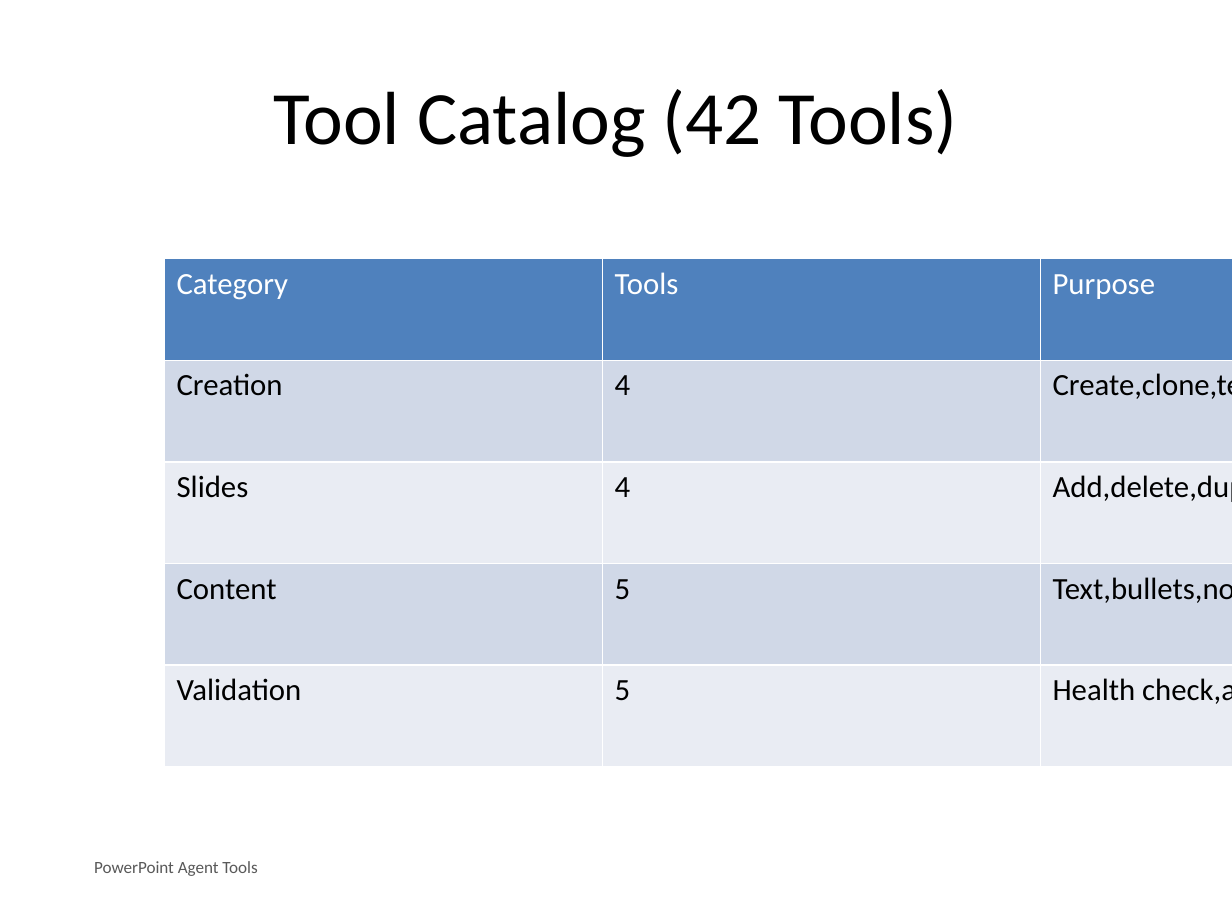
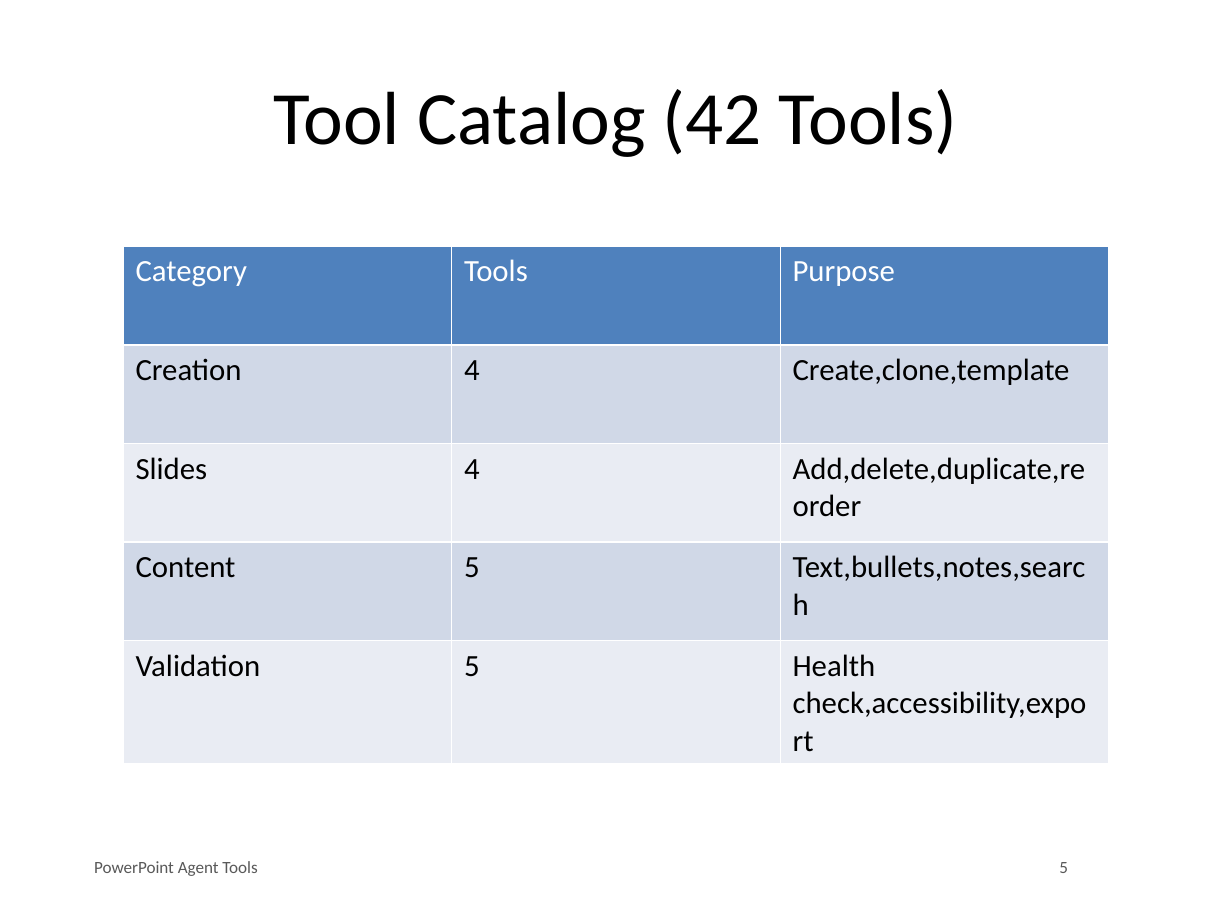
Before and after one commit to nordeim/powerpoint-agent-tool, a slide deck: slide 5 of e2e_test_deck.pptx. Drawn at 1232x924 pixels with LibreOffice and Linux fonts; fonts in the diff are those of the drawing. Boxes give left, top, right and bottom in pixels: in the first picture for what was removed or moved away, otherwise in the second. Text is boxed around its words. In the diff, an @@ line names an element or a change of style, - is before the commit and + after.

Commit message:
e2e add more tools

```diff
--- a/e2e_test_deck.pptx
+++ b/e2e_test_deck.pptx
@@ table: place and size @@
-table at [164, 259, 1232, 766]
+table at [123, 246, 1110, 739]
@@ text added at [1059, 862, 1068, 873], 10 pt, text #595959 @@
+5
```
Also in this commit, not shown: 6 other slides changed, 7 other files.
